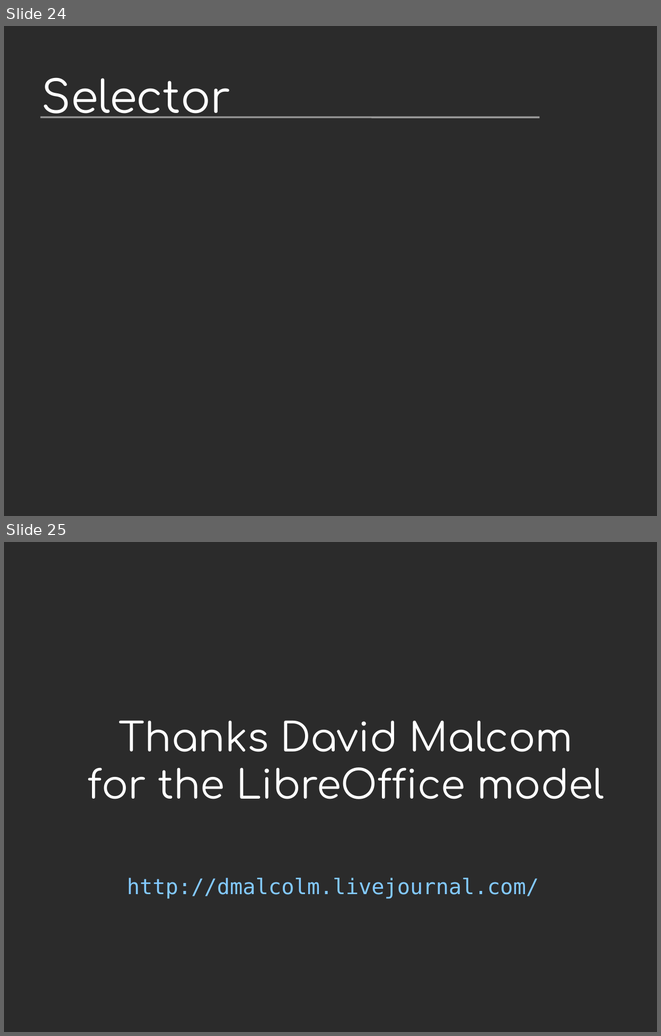
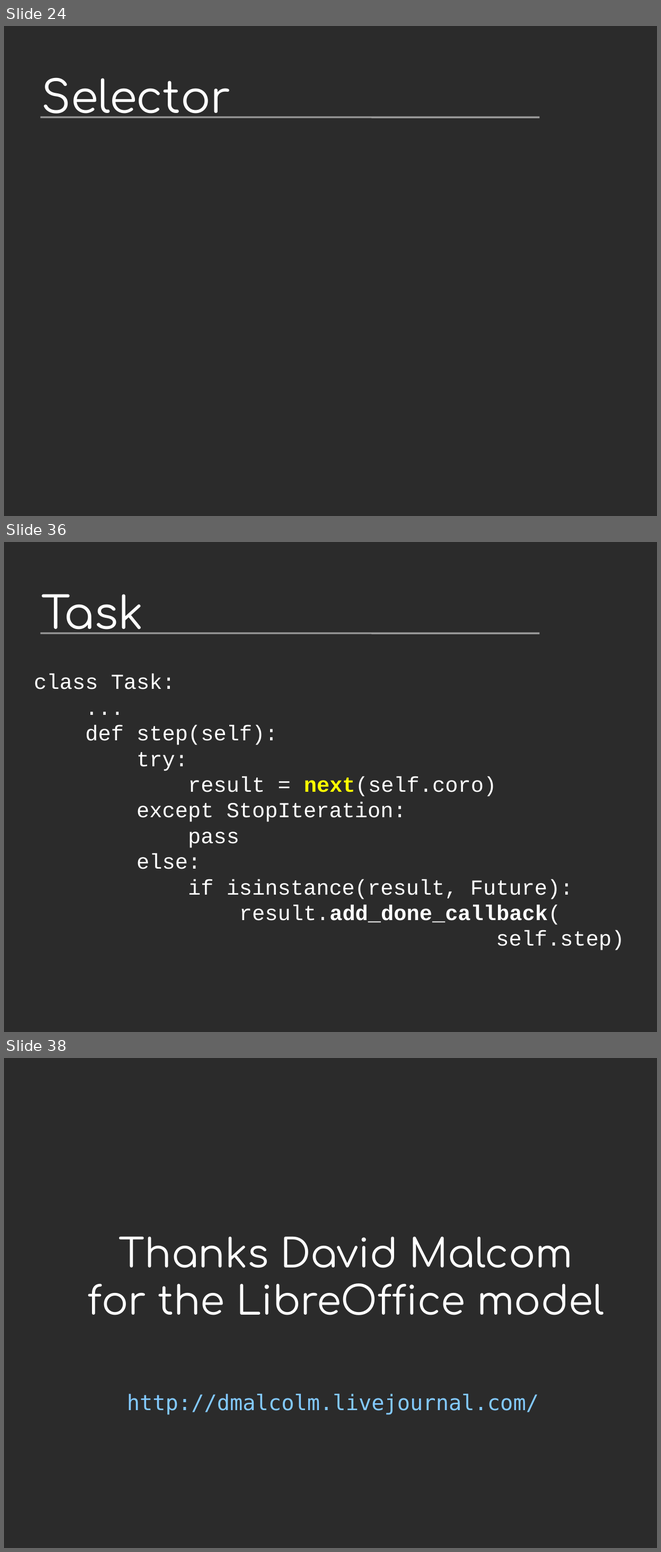
Before and after one commit to vstinner/talks, a slide deck: 2014-Pycon-Lyon/asyncio.odp. Shown one above the other, each under a label of ours: slides 24 and 25 before the commit, slides 24, 36 and 38 after it; the slides between them are not shown. The pictures are 661x1036 and 661x1552 pixels, drawn with LibreOffice and Linux fonts; fonts in the diff are those of the drawing; background and template pictures are left out; a plain dark background stands for a picture behind light text. Boxes give left, top, right and bottom in pixels: in the first picture for what was removed or moved away, otherwise in the second. Text is boxed around its words. In the diff, an @@ line names an element or a change of style, - is before the commit and + after.

```diff
--- a/2014-Pycon-Lyon/asyncio.odp
+++ b/2014-Pycon-Lyon/asyncio.odp
@@ slide 36 added at box(4, 542, 657, 1032), background picture (left out); not listed: 1 template element that a slide beside it also shows @@
@@ title added at box(42, 594, 144, 634), 54 pt, text #FFFFFF @@
+Task
@@ text added at box(34, 673, 624, 950), 26 pt, text #FFFFFF @@
+class Task:
+...
+def step(self):
+try:
+result = next(self.coro)
+except StopIteration:
+pass
+else:
+if isinstance(result, Future):
+result.add_done_callback(
+self.step)
@@ what was slide 25 is now slide 38 @@
```
Also in this commit, not shown: 1 slide changed, 12 other slides added, 5 other files.
